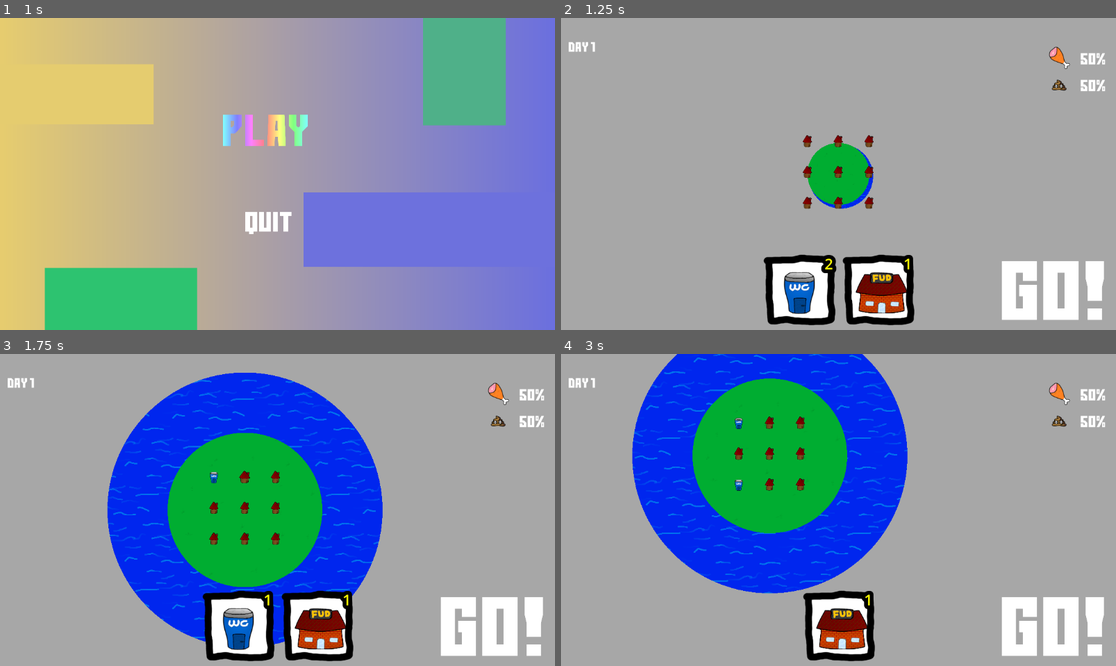
Above: before the commit, frames 1-4 (two rows, left to right).
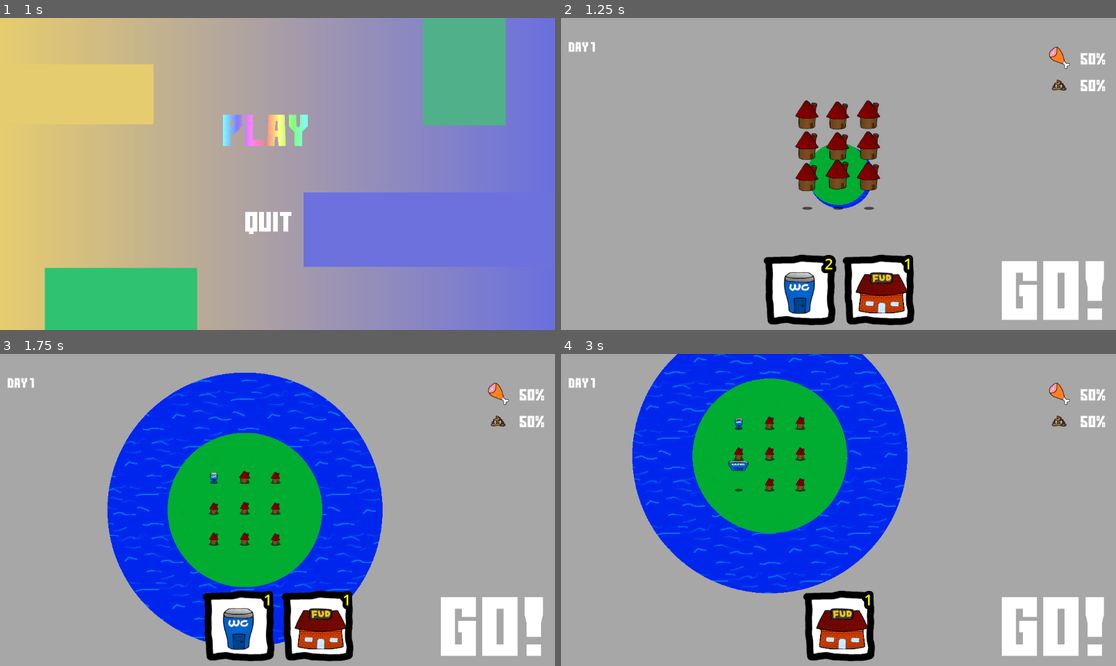
Above: after the commit, the same moments.

Repository: Viggzta/gmtk-jam-2024
Game: Godot game, scene res://main_menu.tscn
The game is run twice, just before and just after one commit, with the same random seed, the same clock (stepped at 60 frames per second) and the same inputs. Sound files missing from this copy of the repository are replaced by a short silence.
Inputs (mouse positions are in pixels of both pictures, inside the frame that each line leads up to):
- Up to frame 1 (1 s): click (271, 130) at 0.5 s
- Up to frame 2 (1.25 s): no input
- Up to frame 3 (1.75 s): tap Enter at 1.25 s; move the mouse to (244, 478) at 1.27 s; press the mouse at (244, 478) at 1.28 s; hold D (right) from 1.28 s (still down)
- Up to frame 4 (3 s): move the mouse to (755, 510) at 2.02 s; release D (right) at 2.03 s; release the mouse at (755, 510) at 2.03 s; hold S (down) 2.03-2.78 s; right-click (755, 510) at 2.1 s; click (755, 510) at 2.17 s; move the mouse to (755, 491) at 2.77 s; press the mouse at (755, 491) at 2.78 s; hold D (right) from 2.78 s (still down)

Frame 1 is identical in both runs. In frame 2, 2.5% of the frame differs, in the area x 42-58%, y 26-62%; in frame 3, 0.2%; in frame 4, 0.2%.

Commit message:
animate house popin

Diff:
--- a/src/scenes/buildings/donken.tscn
+++ b/src/scenes/buildings/donken.tscn
@@ -1,7 +1,8 @@
-[gd_scene load_steps=4 format=3 uid="uid://c3guiqx7ist3r"]
+[gd_scene load_steps=5 format=3 uid="uid://c3guiqx7ist3r"]
 
 [ext_resource type="Texture2D" uid="uid://770cyr7u0xkr" path="res://art/buildings/donken.png" id="1_onj5d"]
 [ext_resource type="Script" path="res://scripts/donken.gd" id="1_tyvw2"]
+[ext_resource type="Texture2D" uid="uid://bohxqey7kp7ay" path="res://art/shadow.png" id="3_reah8"]
 
 [sub_resource type="RectangleShape2D" id="RectangleShape2D_mlg2l"]
 size = Vector2(106, 94)
@@ -10,7 +11,9 @@
 script = ExtResource("1_tyvw2")
 
 [node name="Donken" type="Sprite2D" parent="."]
+position = Vector2(0, 45)
 texture = ExtResource("1_onj5d")
+offset = Vector2(0, -44)
 
 [node name="Collider" type="StaticBody2D" parent="."]
 collision_layer = 3
@@ -19,3 +22,10 @@
 [node name="CollisionShape2D" type="CollisionShape2D" parent="Collider"]
 position = Vector2(1, 1)
 shape = SubResource("RectangleShape2D_mlg2l")
+
+[node name="Sprite2D" type="Sprite2D" parent="."]
+modulate = Color(1, 1, 1, 0.572549)
+z_index = -3000
+position = Vector2(4, 38.5)
+scale = Vector2(0.9375, 0.546875)
+texture = ExtResource("3_reah8")
--- a/src/scenes/buildings/house.tscn
+++ b/src/scenes/buildings/house.tscn
@@ -1,7 +1,8 @@
-[gd_scene load_steps=4 format=3 uid="uid://bg83n6e2doi7w"]
+[gd_scene load_steps=5 format=3 uid="uid://bg83n6e2doi7w"]
 
 [ext_resource type="Script" path="res://scripts/house.gd" id="1_2qnk0"]
 [ext_resource type="Texture2D" uid="uid://c4n0yaaowuoje" path="res://art/buildings/house3.png" id="2_6y67t"]
+[ext_resource type="Texture2D" uid="uid://bohxqey7kp7ay" path="res://art/shadow.png" id="3_sgi4b"]
 
 [sub_resource type="RectangleShape2D" id="RectangleShape2D_yeq1w"]
 size = Vector2(96, 98)
@@ -22,3 +23,10 @@
 [node name="CollisionShape2D" type="CollisionShape2D" parent="Collider"]
 position = Vector2(0, 2)
 shape = SubResource("RectangleShape2D_yeq1w")
+
+[node name="Sprite2D" type="Sprite2D" parent="."]
+modulate = Color(1, 1, 1, 0.572549)
+z_index = -3000
+position = Vector2(-2.5, 29)
+scale = Vector2(0.679688, 0.40625)
+texture = ExtResource("3_sgi4b")
--- a/src/scenes/buildings/shithouse.tscn
+++ b/src/scenes/buildings/shithouse.tscn
@@ -1,7 +1,8 @@
-[gd_scene load_steps=4 format=3 uid="uid://bgwmdxqpopxo"]
+[gd_scene load_steps=5 format=3 uid="uid://bgwmdxqpopxo"]
 
 [ext_resource type="Script" path="res://scripts/shithouse.gd" id="1_7kn2w"]
 [ext_resource type="Texture2D" uid="uid://d4i7prgkick60" path="res://art/buildings/baja-maja.png" id="1_prq62"]
+[ext_resource type="Texture2D" uid="uid://bohxqey7kp7ay" path="res://art/shadow.png" id="3_kou0e"]
 
 [sub_resource type="RectangleShape2D" id="RectangleShape2D_2hmb6"]
 size = Vector2(72, 81)
@@ -21,3 +22,10 @@
 [node name="CollisionShape2D" type="CollisionShape2D" parent="StaticBody2D"]
 position = Vector2(-2, -2.5)
 shape = SubResource("RectangleShape2D_2hmb6")
+
+[node name="Sprite2D" type="Sprite2D" parent="."]
+modulate = Color(1, 1, 1, 0.572549)
+z_index = -3000
+position = Vector2(-3, 29)
+scale = Vector2(0.550781, 0.351562)
+texture = ExtResource("3_kou0e")
--- a/src/scripts/building.gd
+++ b/src/scripts/building.gd
@@ -21,6 +21,12 @@
 	body.input_event.connect(_on_clicked)
 	body.mouse_entered.connect(_on_hover)
 	body.mouse_exited.connect(_on_hover_exit)
+	var pos: Vector2 = Vector2(sprite.position.x, sprite.position.y)
+	sprite.position.y -= 150
+	sprite.scale = Vector2(2.5, 2.5)
+	var animation_time: float = 0.3 + randf() * 0.5
+	get_tree().create_tween().tween_property(sprite, "position", Vector2(pos.x, pos.y), animation_time).set_trans(Tween.TRANS_ELASTIC)
+	get_tree().create_tween().tween_property(sprite, "scale", Vector2(1, 1), animation_time).set_trans(Tween.TRANS_ELASTIC)
 
 func _on_clicked(viewport: Node, event: InputEvent, shape_idx: int) -> void:
 	if event.is_action_pressed("left_mouse_click"):
Not shown: 1 places in src/scripts/level_base/backestground_material.tres that only renumber resources
